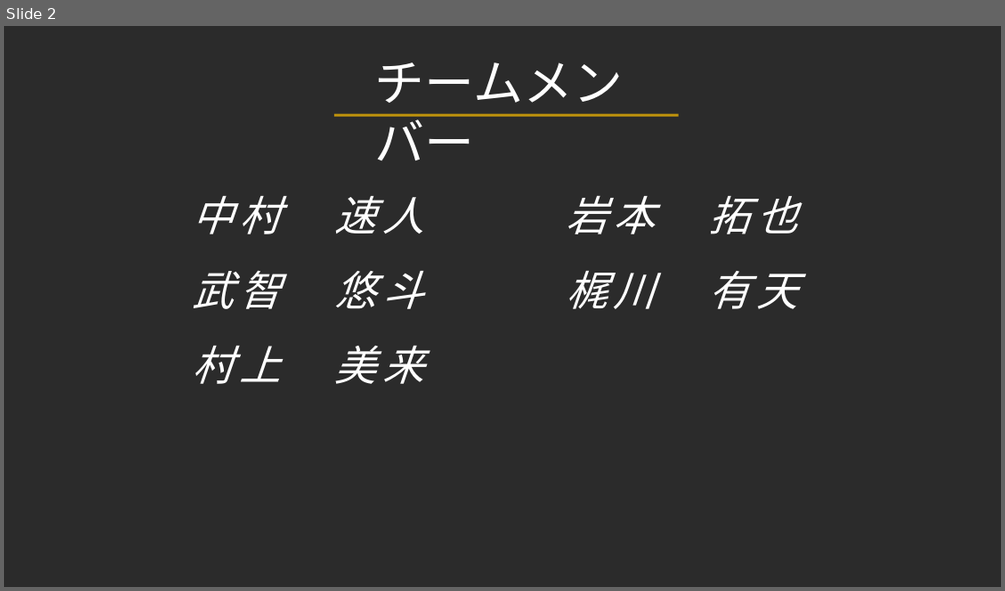
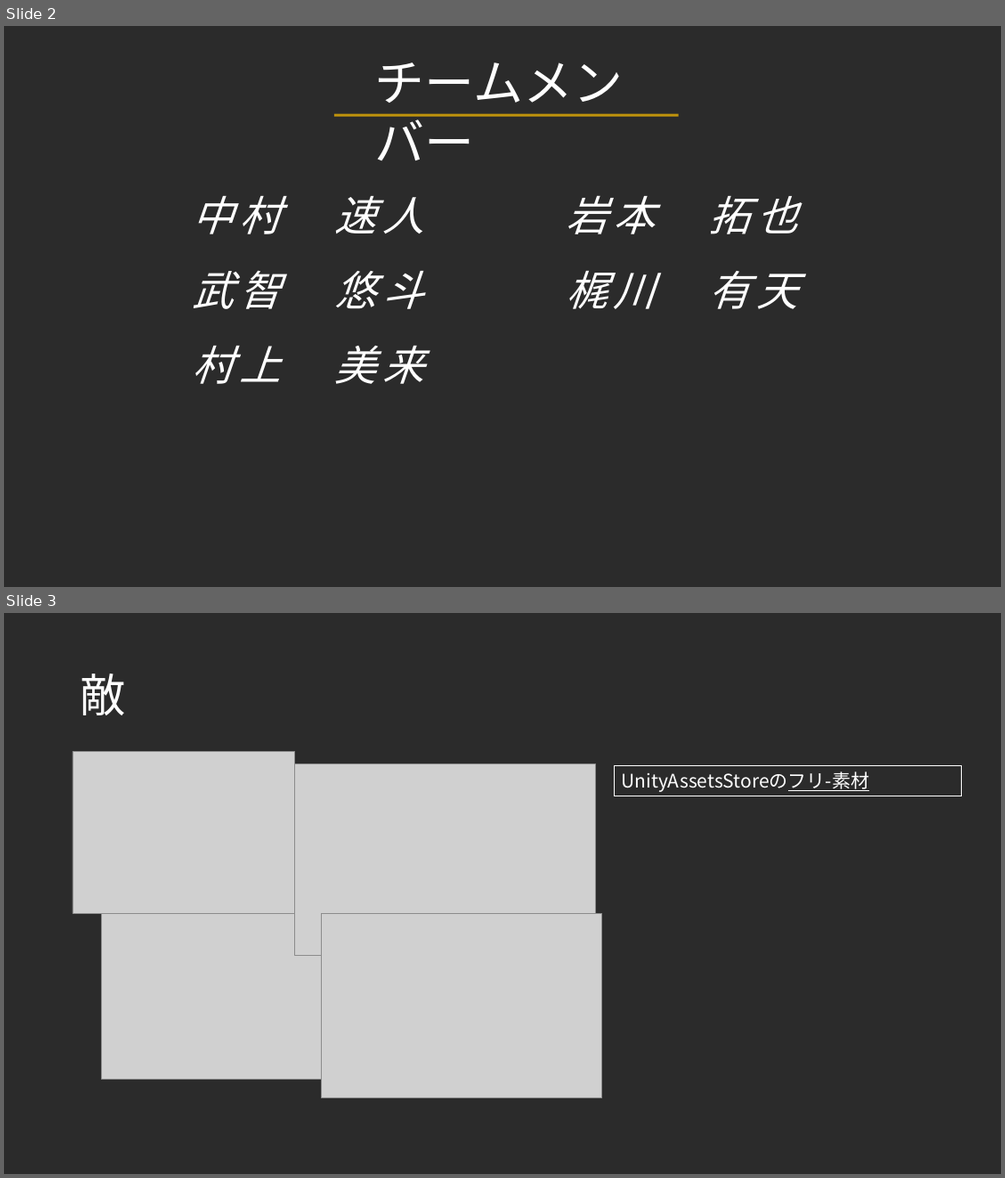
Before and after one commit to kyarameru1102/Phantasy-Star-Offline4, a slide deck: 卒研発表用プレゼン/卒研発表用プレゼン.pptx. Shown one above the other, each under a label of ours: slide 2 before the commit, slides 2 and 3 after it. The pictures are 1005x591 and 1005x1178 pixels, drawn with LibreOffice and Linux fonts; fonts in the diff are those of the drawing; grey boxes stand for pictures; background and template pictures are left out; a plain dark background stands for a picture behind light text. Boxes give left, top, right and bottom in pixels: in the first picture for what was removed or moved away, otherwise in the second. Text is boxed around its words. In the diff, an @@ line names an element or a change of style, - is before the commit and + after.

```diff
--- a/卒研発表用プレゼン/卒研発表用プレゼン.pptx
+++ b/卒研発表用プレゼン/卒研発表用プレゼン.pptx
@@ slide 3 added at bbox=[4, 613, 1001, 1174], background picture (left out) @@
@@ title added at bbox=[80, 674, 125, 715], 44 pt, text #FFFFFF @@
+敵
@@ picture added at bbox=[73, 751, 295, 914] @@
@@ picture added at bbox=[295, 764, 596, 956] @@
@@ rectangle added at bbox=[615, 765, 961, 795], outline #FFFFFF 0.75 pt, 18 pt, text #FFFFFF @@
+UnityAssetsStoreのフリ-素材
@@ picture added at bbox=[102, 914, 363, 1078] @@
@@ picture added at bbox=[322, 914, 602, 1098] @@
```
Also in this commit, not shown: 1 other slide added.
